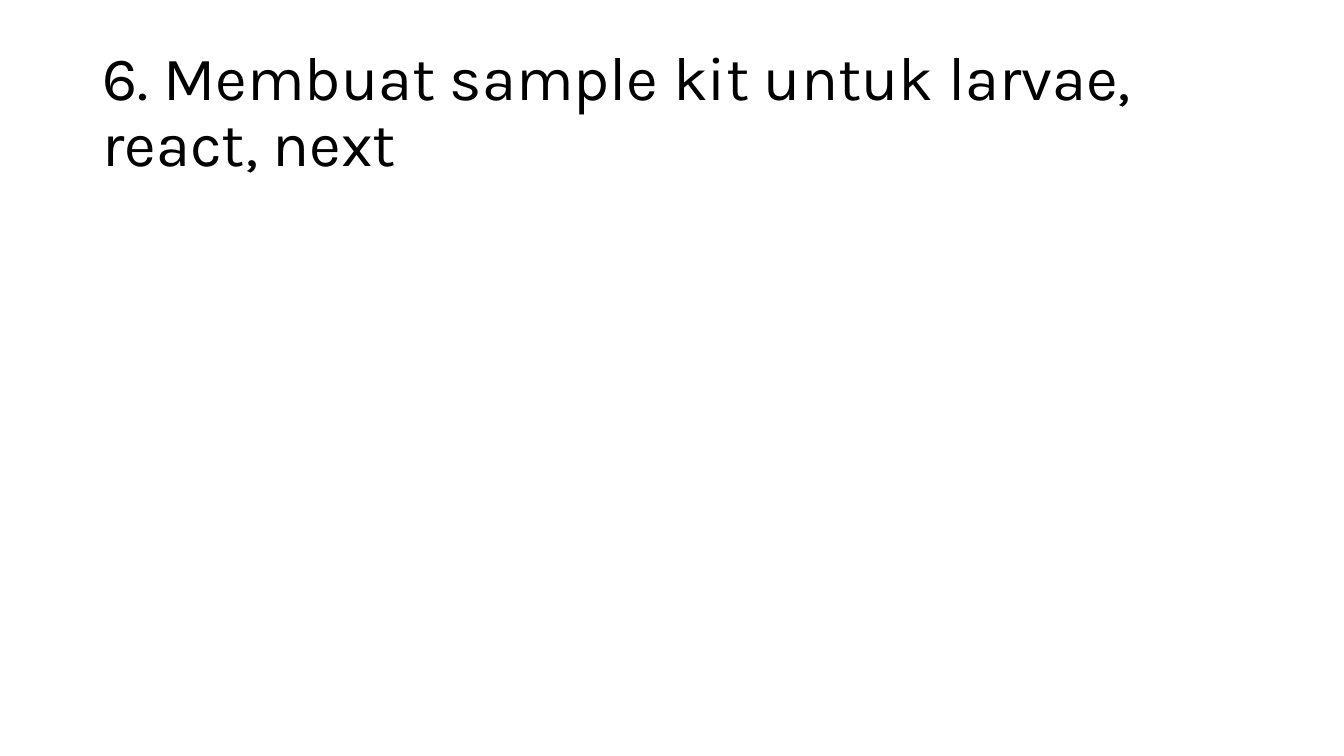
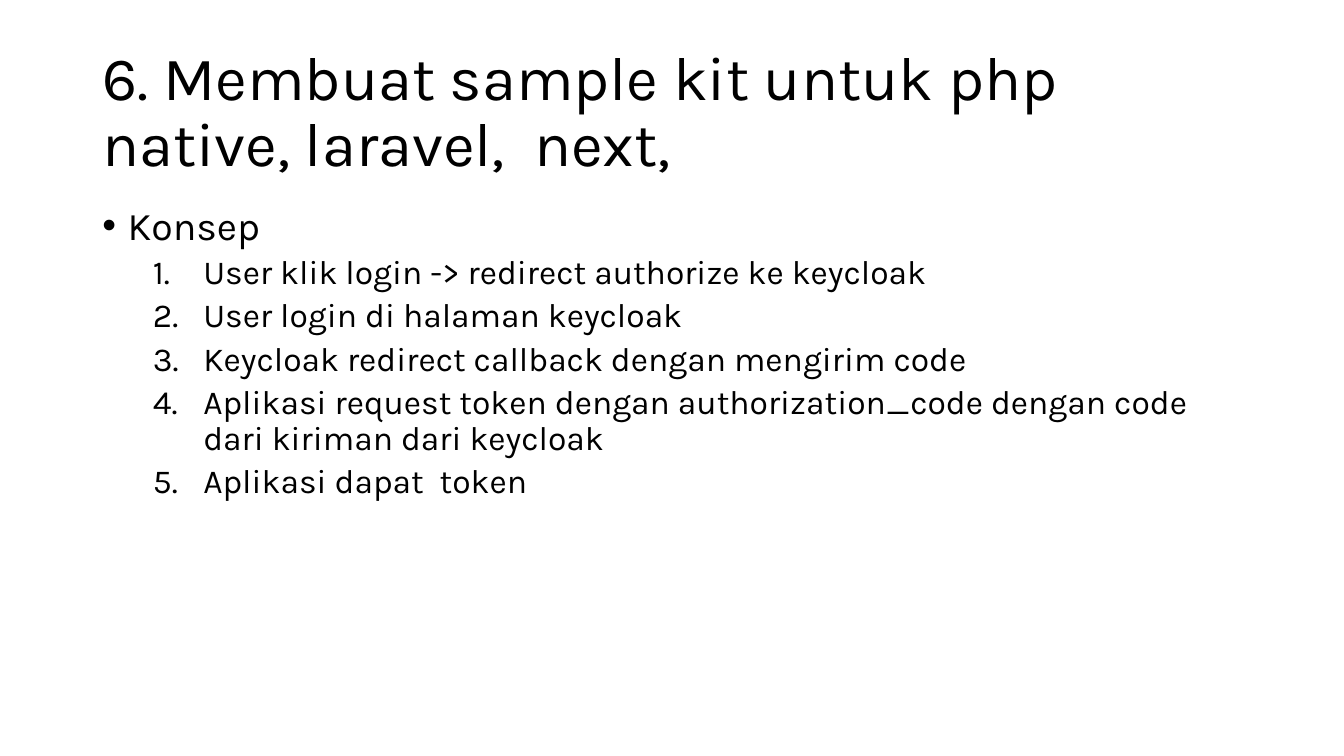
Before and after one commit to koharudin/sso-brin-compose, a slide deck: slide 19 of docs/sso.pptx. Drawn at 1344x756 pixels with LibreOffice and Linux fonts; fonts in the diff are those of the drawing. Boxes give left, top, right and bottom in pixels: in the first picture for what was removed or moved away, otherwise in the second. Text is boxed around its words. In the diff, an @@ line names an element or a change of style, - is before the commit and + after.

```diff
--- a/docs/sso.pptx
+++ b/docs/sso.pptx
@@ title at bbox=[102, 57, 1057, 173]: text changed @@
-6. Membuat sample kit untuk larvae, react, next
+6. Membuat sample kit untuk php native, laravel, next,
@@ text added at bbox=[128, 215, 1187, 501], 24 pt, text #000000 @@
+• Konsep
+  1. User klik login -> redirect authorize ke keycloak
+  2. User login di halaman keycloak
+  3. Keycloak redirect callback dengan mengirim code
+  4. Aplikasi request token dengan authorization_code dengan code dari kiriman dari keycloak
+  5. Aplikasi dapat token
```
Also in this commit, not shown: 3 other slides changed, 5 slides added, 4 other files.
